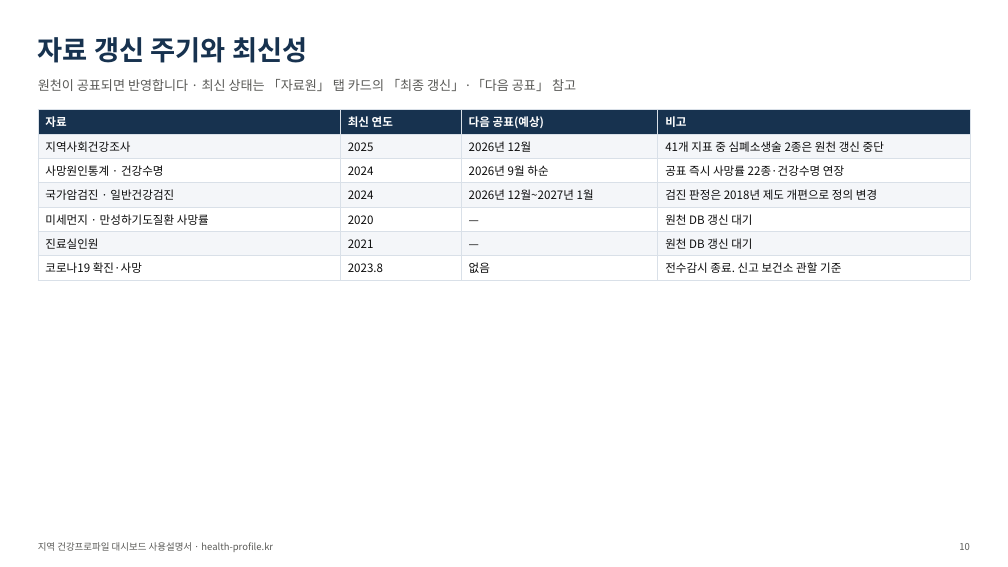
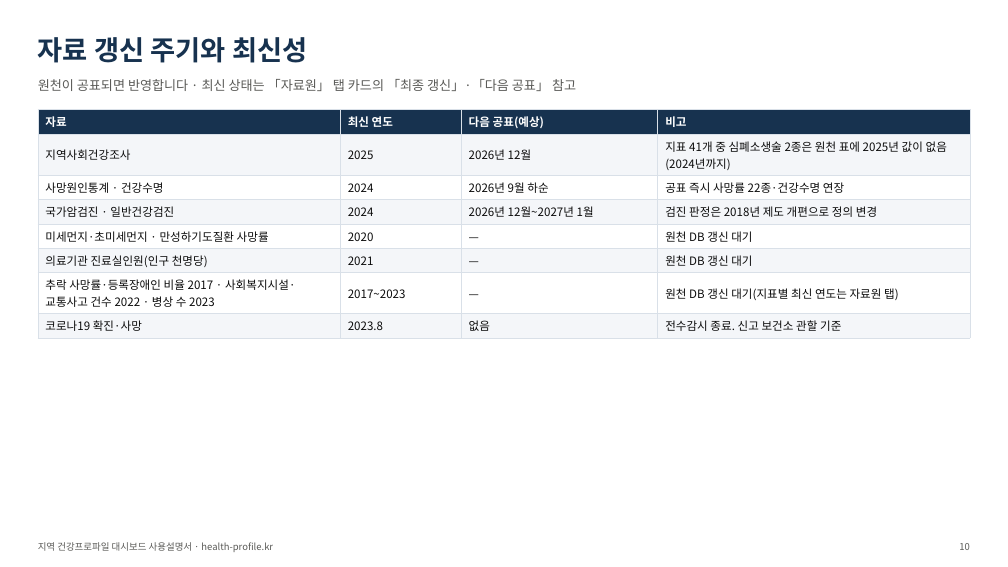
Before and after one commit to soonryu74/soonryu74.github.io, a slide deck: slide 10 of health-dashboard/docs/지역건강프로파일_대시보드_사용설명서_v1.pptx. Drawn at 1008x567 pixels with LibreOffice and Linux fonts; fonts in the diff are those of the drawing. Boxes give left, top, right and bottom in pixels: in the first picture for what was removed or moved away, otherwise in the second. Text is boxed around its words. In the diff, an @@ line names an element or a change of style, - is before the commit and + after.

```diff
--- a/health-dashboard/docs/지역건강프로파일_대시보드_사용설명서_v1.pptx
+++ b/health-dashboard/docs/지역건강프로파일_대시보드_사용설명서_v1.pptx
@@ table at (38, 110, 970, 335) @@
-row 2, column 4: 41개 지표 중 심폐소생술 2종은 원천 갱신 중단
+row 2, column 4: 지표 41개 중 심폐소생술 2종은 원천 표에 2025년 값이 없음(2024년까지)
-row 5: 미세먼지 · 만성하기도질환 사망률 | 2020 | — | 원천 DB 갱신 대기
-row 6: 진료실인원 | 2021 | — | 원천 DB 갱신 대기
+row 5: 미세먼지·초미세먼지 · 만성하기도질환 사망률 | 2020 | — | 원천 DB 갱신 대기
+row 6: 의료기관 진료실인원(인구 천명당) | 2021 | — | 원천 DB 갱신 대기
+row 7: 추락 사망률·등록장애인 비율 2017 · 사회복지시설·교통사고 건수 2022 · 병상 수 2023 | 2017~2023 | — | 원천 DB 갱신 대기(지표별 최신 연도는 자료원 탭)
```
Also in this commit, not shown: 12 other slides changed, 52 other files.
